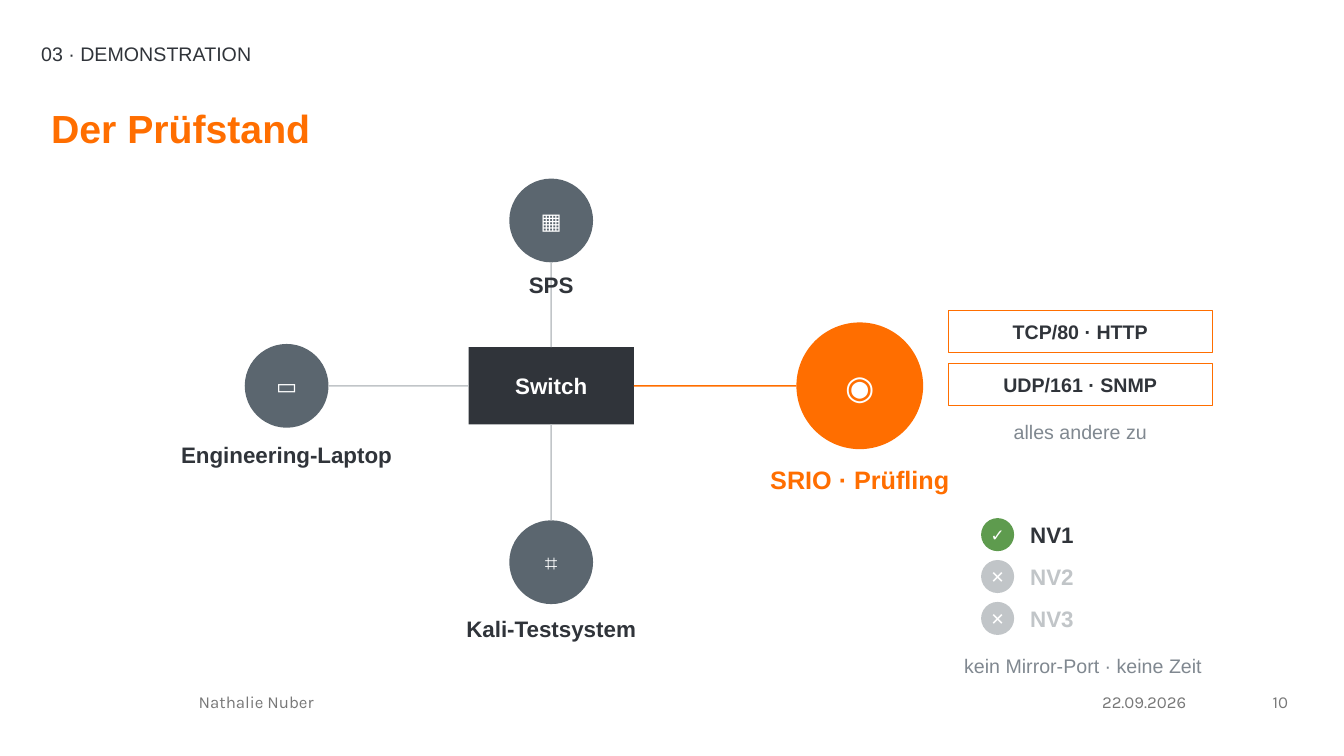
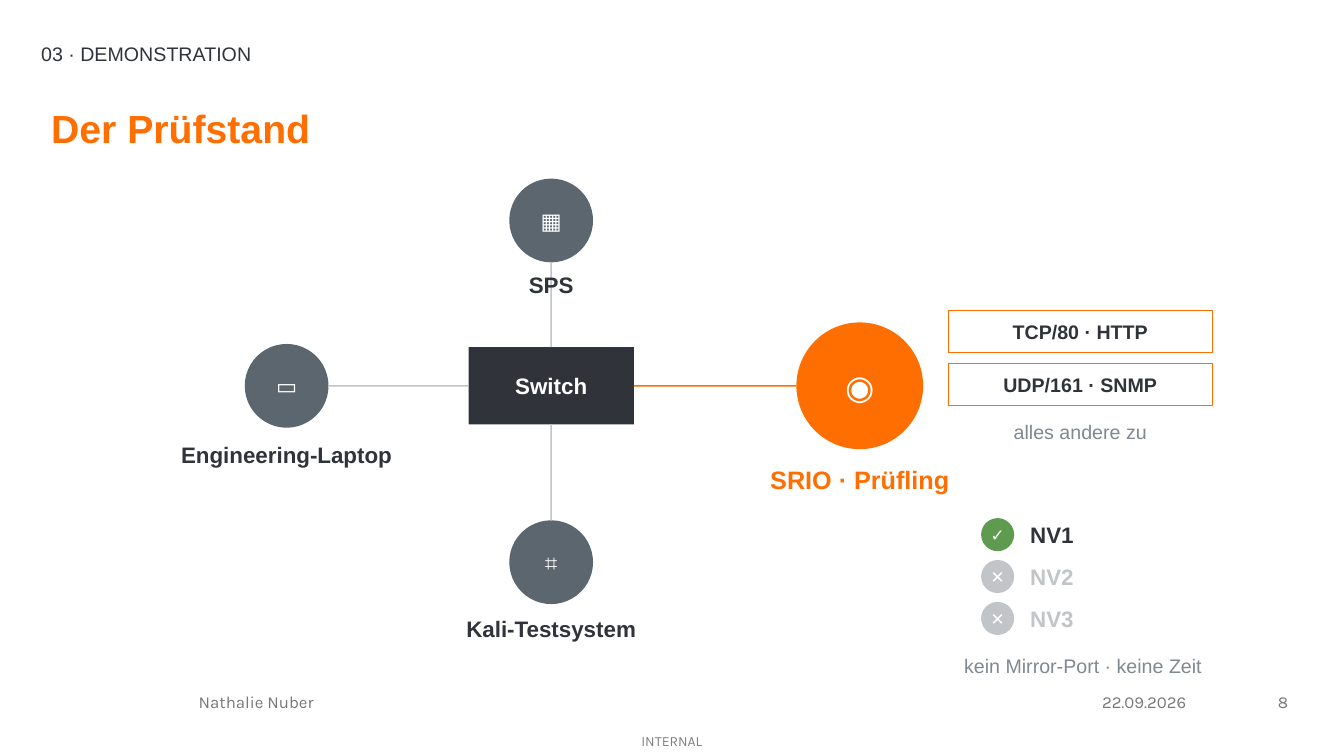
Before and after one commit to nathalienr/Bachelorarbeit, a slide deck: slide 8 of Folien.pptx (slide 10 before the commit). Drawn at 1344x756 pixels with LibreOffice and Linux fonts; fonts in the diff are those of the drawing. Boxes give left, top, right and bottom in pixels: in the first picture for what was removed or moved away, otherwise in the second. Text is boxed around its words. In the diff, an @@ line names an element or a change of style, - is before the commit and + after.

```diff
--- a/Folien.pptx
+++ b/Folien.pptx
@@ page number at [1278,697,1288,708]: text changed @@
-10
+8
@@ text added at [641,737,702,746], 10 pt, text #000000 at 50% opacity @@
+INTERNAL
```
Also in this commit, not shown: 9 other slides changed, 3 slides removed, 4 other files.
